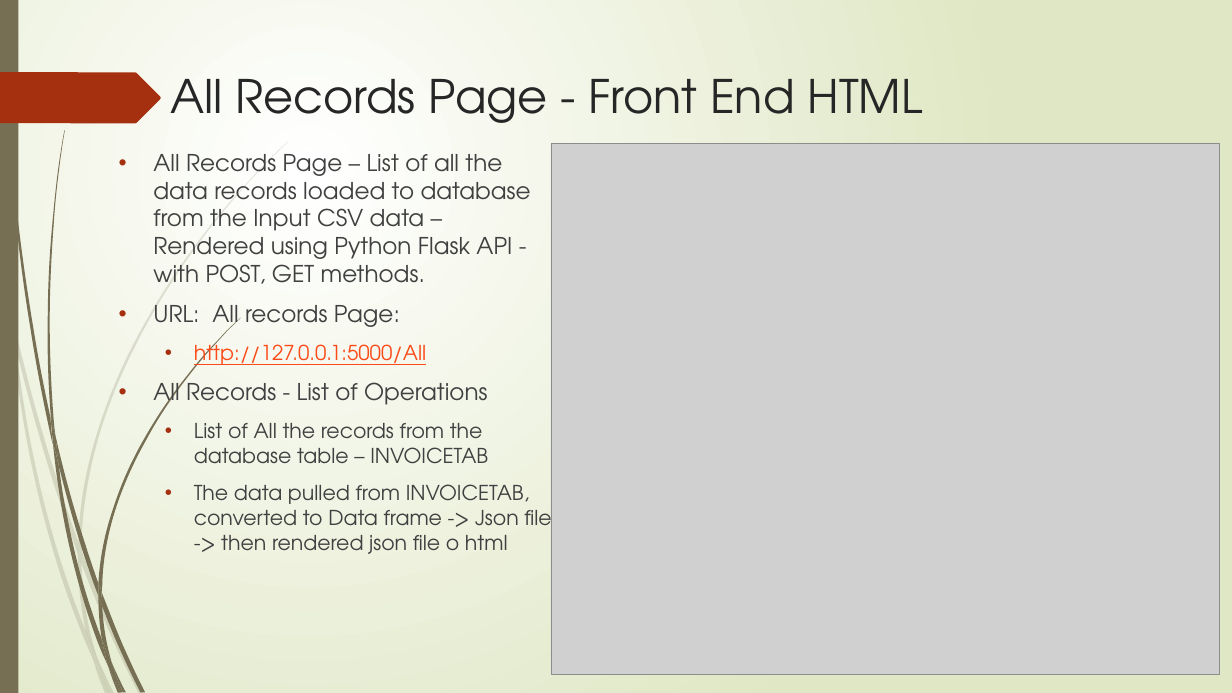
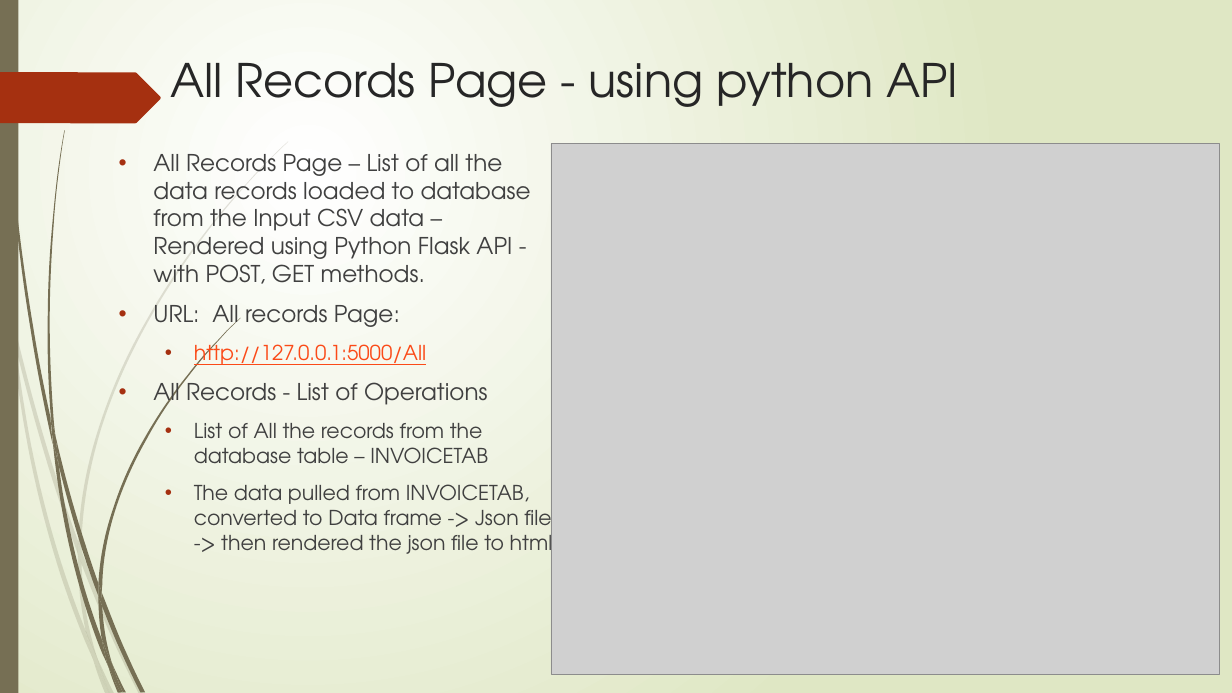
Before and after one commit to sureshcs0524/PythonProjects, a slide deck: slide 14 of Invoice Matching Application .pptx. Drawn at 1232x693 pixels with LibreOffice and Linux fonts; fonts in the diff are those of the drawing; grey boxes stand for pictures. Boxes give left, top, right and bottom in pixels: in the first picture for what was removed or moved away, otherwise in the second. Text is boxed around its words. In the diff, an @@ line names an element or a change of style, - is before the commit and + after.

Commit message:
Changes in Invoice Matching Applicaiton PPT

```diff
--- a/Invoice Matching Application .pptx
+++ b/Invoice Matching Application .pptx
@@ title at [170, 63, 958, 107]: text changed @@
-All Records Page - Front End HTML
+All Records Page - using python API
@@ text at [194, 484, 553, 559]: text changed @@
-  • The data pulled from INVOICETAB, converted to Data frame -> Json file -> then rendered json file o html
+  • The data pulled from INVOICETAB, converted to Data frame -> Json file -> then rendered the json file to html
```
Also in this commit, not shown: 7 other slides changed, 5 slides added, 4 slides removed, 1 other file.
